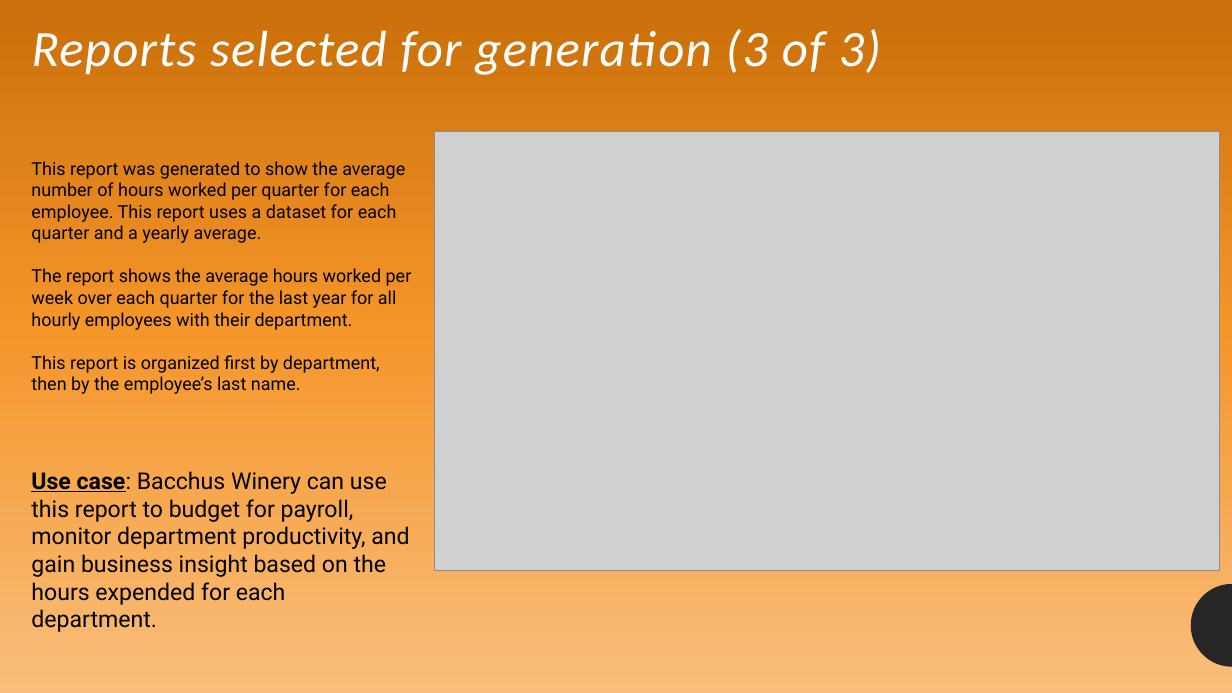
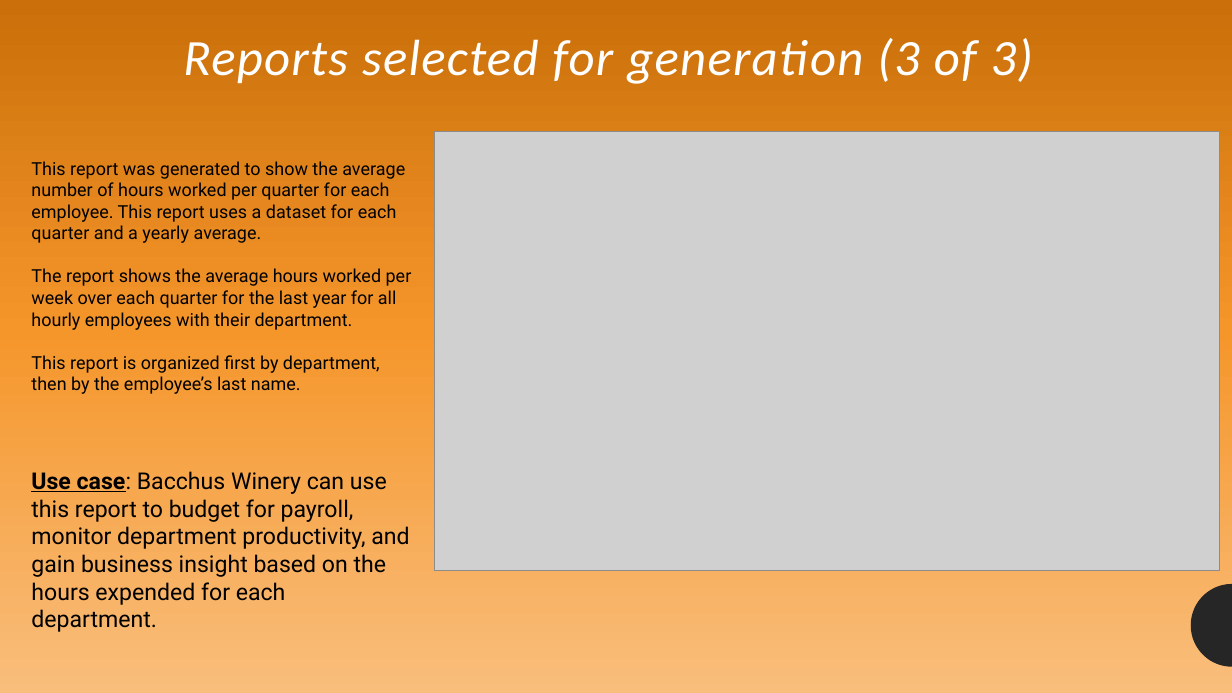
Before and after one commit to BobbyJoeCool/CSD310-BlueTeam, a slide deck: slide 10 of Final_Project/Blue_Team_Assignment_11-2.pptx. Drawn at 1232x693 pixels with LibreOffice and Linux fonts; fonts in the diff are those of the drawing; grey boxes stand for pictures. Boxes give left, top, right and bottom in pixels: in the first picture for what was removed or moved away, otherwise in the second. Text is boxed around its words. In the diff, an @@ line names an element or a change of style, - is before the commit and + after.

```diff
--- a/Final_Project/Blue_Team_Assignment_11-2.pptx
+++ b/Final_Project/Blue_Team_Assignment_11-2.pptx
@@ title "Reports selected for generation (3 ...": place and size @@
-title "Reports selected for generation (3 ..." at [32, 29, 881, 75]
+title "Reports selected for generation (3 ..." at [183, 38, 1033, 84]
```
Also in this commit, not shown: 8 other files.
